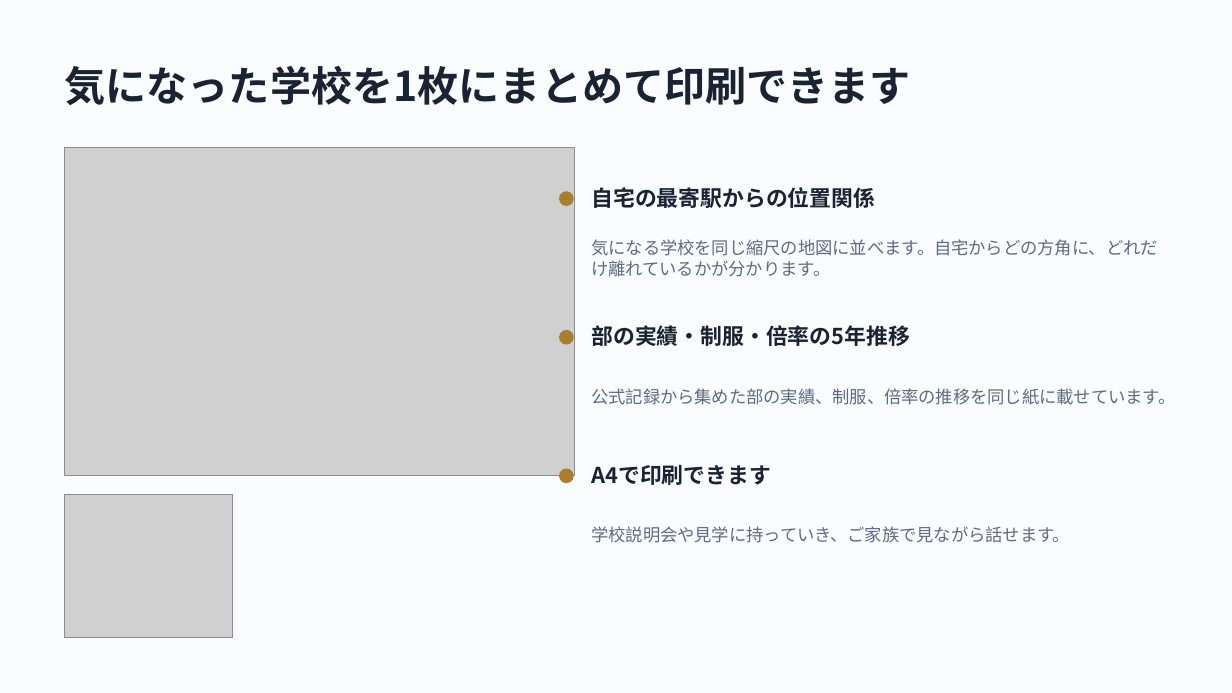
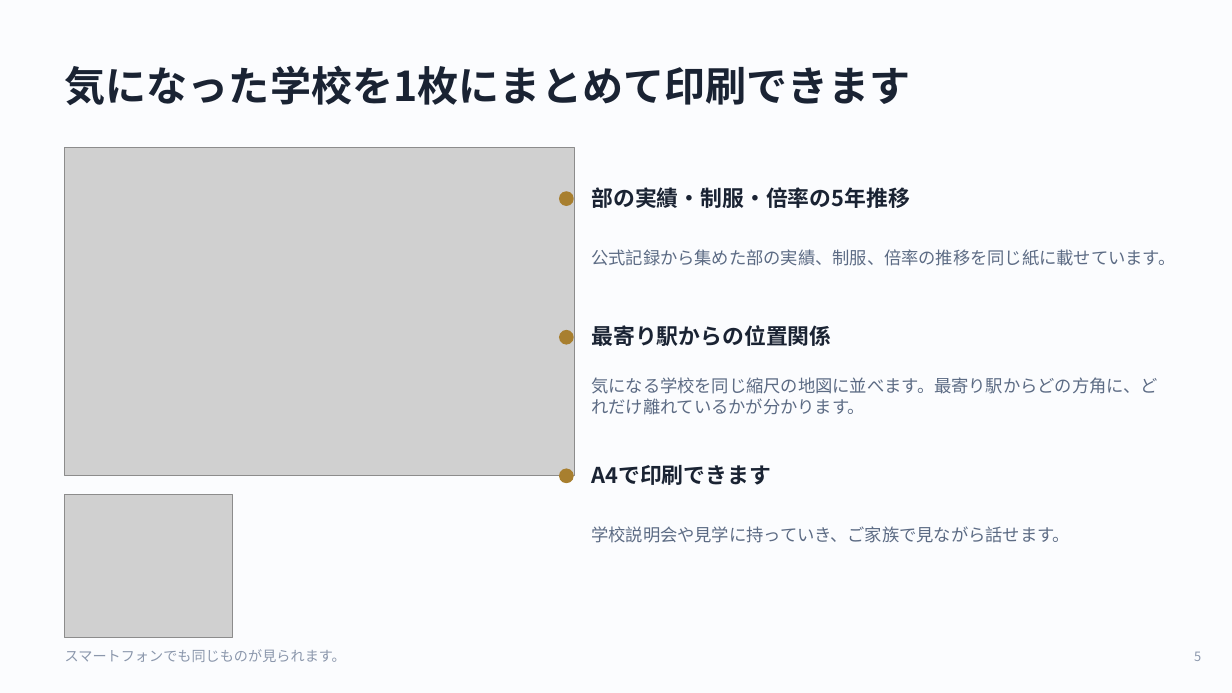
Before and after one commit to Nishi-Taiga/Course_Compass, a slide deck: slide 5 of docs/slides/shinro-compass-slides.pptx. Drawn at 1232x693 pixels with LibreOffice and Linux fonts; fonts in the diff are those of the drawing; grey boxes stand for pictures. Boxes give left, top, right and bottom in pixels: in the first picture for what was removed or moved away, otherwise in the second. Text is boxed around its words. In the diff, an @@ line names an element or a change of style, - is before the commit and + after.

```diff
--- a/docs/slides/shinro-compass-slides.pptx
+++ b/docs/slides/shinro-compass-slides.pptx
@@ text "部の実績・制服・倍率の5年推移": place and size @@
-text "部の実績・制服・倍率の5年推移" at (591,325,910,346)
+text "部の実績・制服・倍率の5年推移" at (591,187,910,208)
@@ text "公式記録から集めた部の実績、制服、倍率の推移を同じ紙に載せています。": place and size @@
-text "公式記録から集めた部の実績、制服、倍率の推移を同じ紙に載せています。" at (591,388,1175,405)
+text "公式記録から集めた部の実績、制服、倍率の推移を同じ紙に載せています。" at (591,249,1175,266)
@@ text at (591,325,831,346): text changed @@
-自宅の最寄駅からの位置関係
+最寄り駅からの位置関係
@@ text at (591,377,1158,415): text changed @@
-気になる学校を同じ縮尺の地図に並べます。自宅からどの方角に、どれだけ離れているかが分かります。
+気になる学校を同じ縮尺の地図に並べます。最寄り駅からどの方角に、どれだけ離れているかが分かります。
@@ text added at (65,649,346,662), 11 pt, text #8B97AC @@
+スマートフォンでも同じものが見られます。
@@ text added at (1194,651,1201,661), 10 pt, text #8B97AC @@
+5
```
Also in this commit, not shown: 6 other slides changed, 1 other file.
